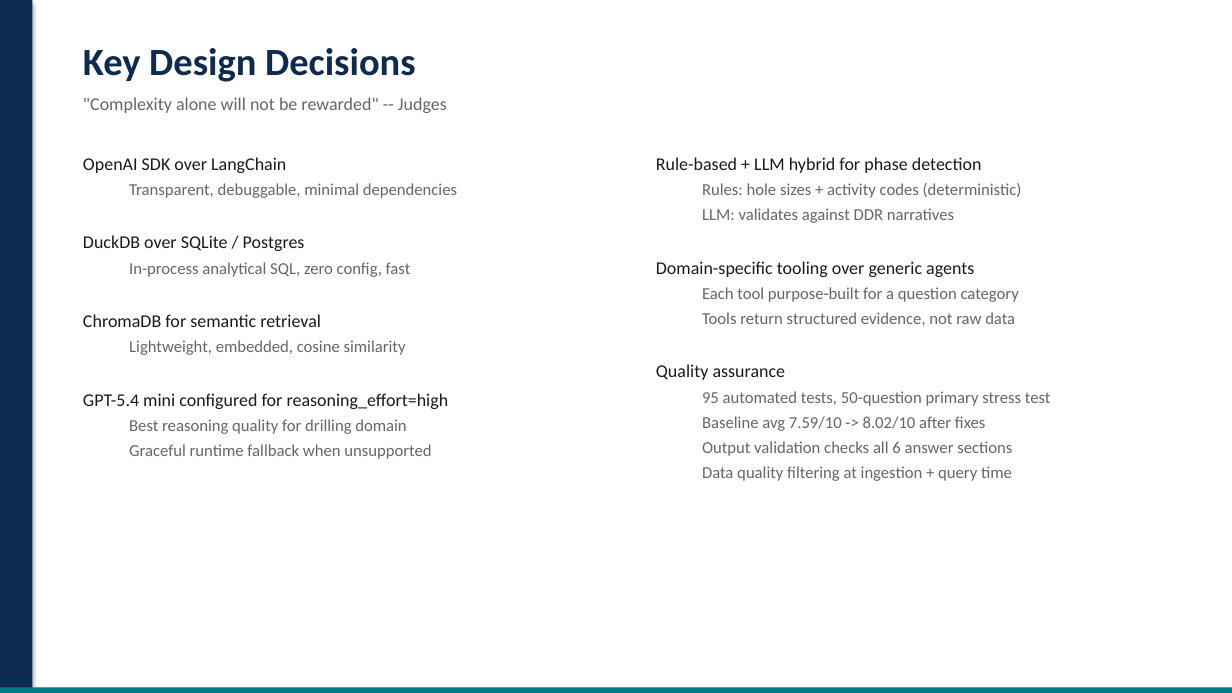
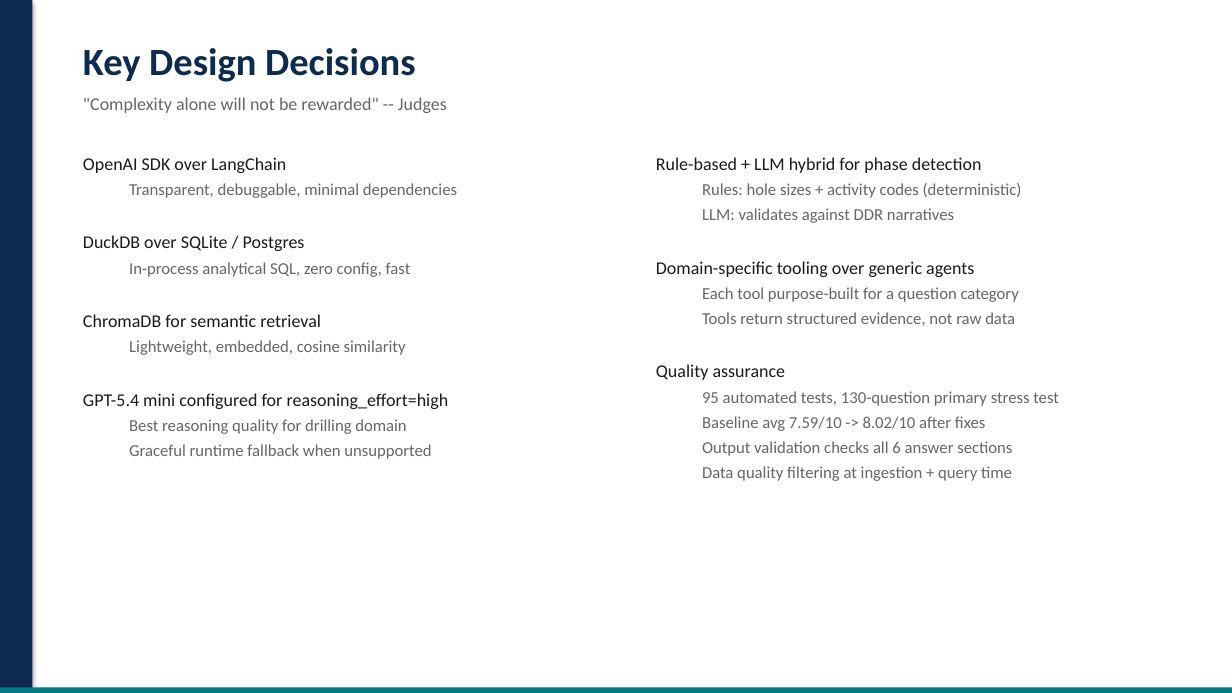
Before and after one commit to rlucgg/spe-ml-challenge, a slide deck: slide 9 of presentation/slides.pptx. Drawn at 1232x693 pixels with LibreOffice and Linux fonts; fonts in the diff are those of the drawing. Boxes give left, top, right and bottom in pixels: in the first picture for what was removed or moved away, otherwise in the second. Text is boxed around its words. In the diff, an @@ line names an element or a change of style, - is before the commit and + after.

Commit message:
feat: Update documentation and presentation to reflect the 130-question stress test suite.

```diff
--- a/presentation/slides.pptx
+++ b/presentation/slides.pptx
@@ text at [702, 391, 1059, 406]: text changed @@
-  95 automated tests, 50-question primary stress test
+  95 automated tests, 130-question primary stress test
```
Also in this commit, not shown: 1 other slide changed, 4 other files.
